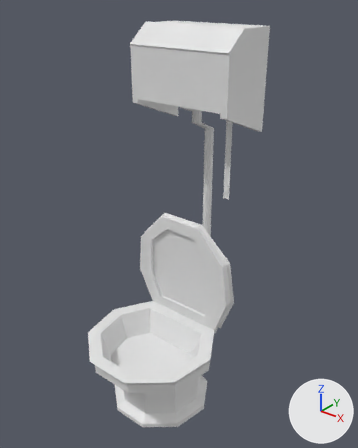
Renders of the Blender file Assets/Furniture/Bathroom/toilet.blend from each side of a commit.
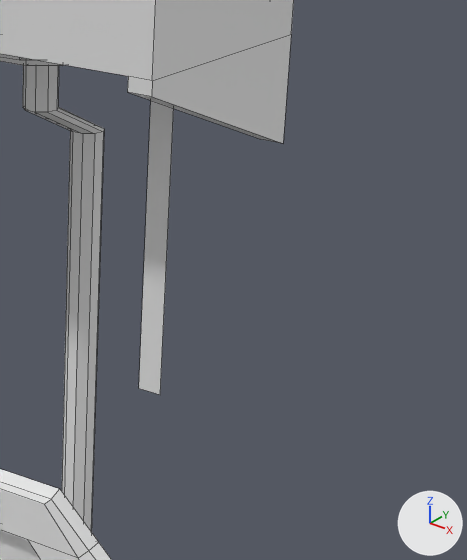
There are two pictures of each version: one whole from a 50 mm lens placed at (5.22, -5.91, 7.72), pointed at (0.17, 0.4, 3.8), one close up on the part from 52% to 87% of the width and 21% to 54% of the height. The axes (+X, +Y, +Z) are drawn at lower right. The lights are the same throughout. The close-ups show mesh edges as thin lines. Materials are left out; every surface is plain grey.
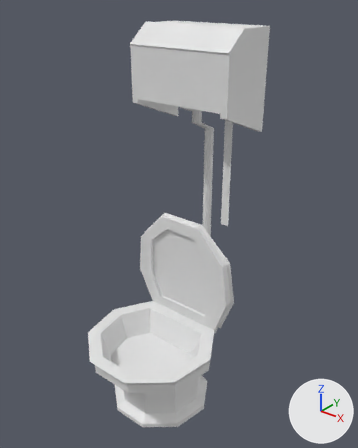
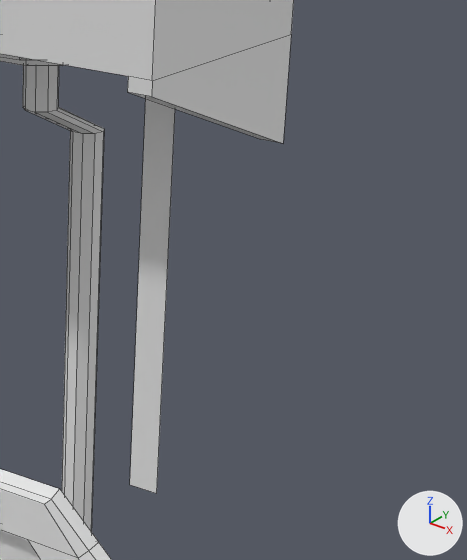
What differs and where, as boxes [x1, y1, x2, y2] in the close-ups (467 x 560 px):
'Plane', reshaped (28% wider, 34% taller)
    before: [139, 101, 174, 395]
    after: [130, 99, 175, 493]

Edits to the bpy script that builds the scene:
```text
Change me_plane_001:
    where me_plane_001.from_pydata(...)  # 4 vertices, 1 face; spans x -0.06..0.06, y -0.84..0.84, z 0.0
    used by ob_plane; location = (0.703, 1.091, 5.047); rotation_euler = (1.571, 0.0, 0.0), in degrees (90, 0, 0)
    me_plane_001 part 1
    me_plane_001.vertices[0].co: (-0.06, -0.84, 0.0) -> (-0.09, -1.37, 0.0)  # pixel (138, 388) -> pixel (129, 484)
    me_plane_001.vertices[1].co: (0.06, -0.84, 0.0) -> (0.07, -1.37, 0.0)  # pixel (160, 394) -> pixel (156, 493)
    me_plane_001.vertices[2].co: (-0.06, 0.84, 0.0) -> (-0.09, 0.81, 0.0)
    me_plane_001.vertices[3].co: (0.06, 0.84, 0.0) -> (0.07, 0.81, 0.0)
```
